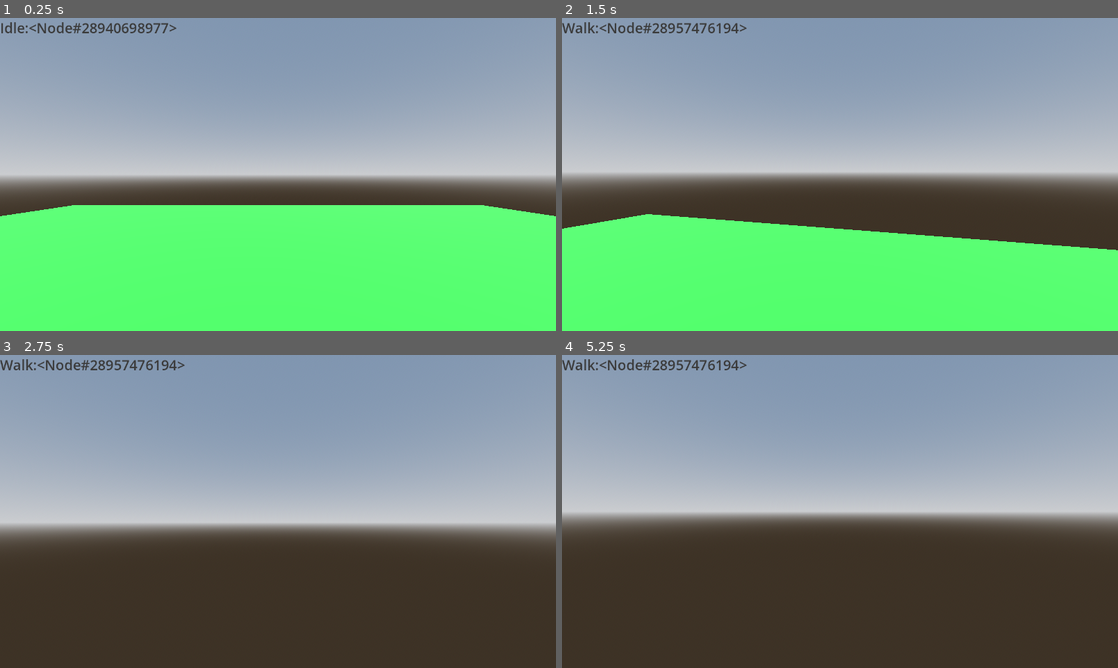
Above: before the commit, frames 1-4 (two rows, left to right).
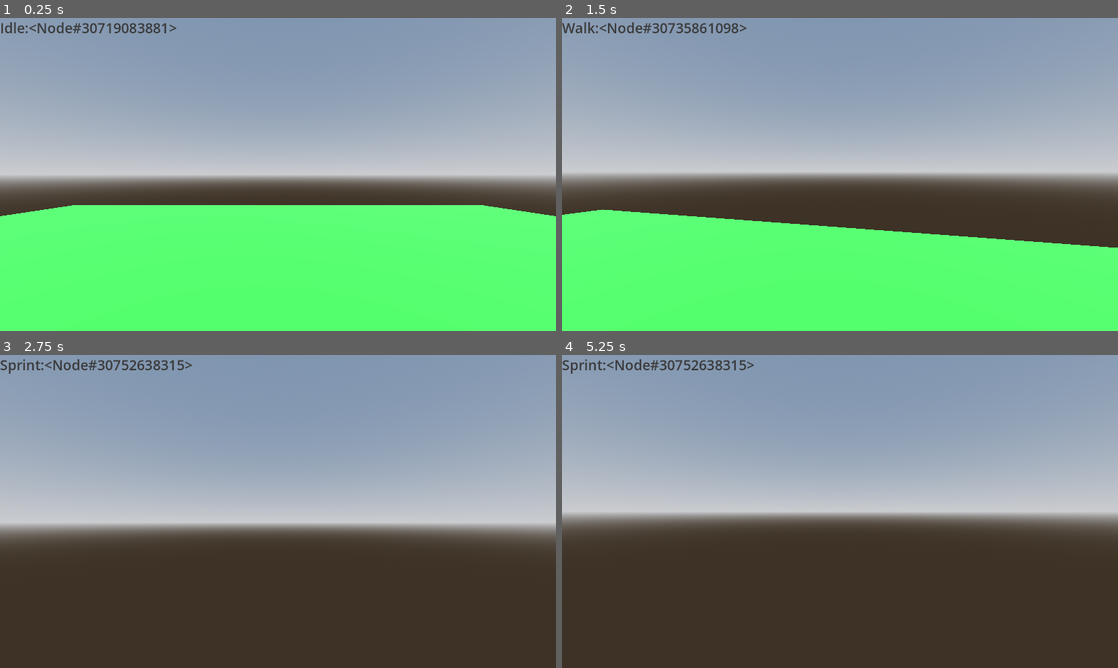
Above: after the commit, the same moments.

Repository: Wet-Hands/Libre-FPS
Game: Godot game, scene res://test_world.tscn
Same seed, same stepped clock (60 frames per second), same inputs: the game is played once before the commit and once after it.
Inputs (mouse positions are in pixels of both pictures, inside the frame that each line leads up to):
- Up to frame 1 (0.25 s): no input
- Up to frame 2 (1.5 s): tap Enter at 0.5 s; move the mouse to (867, 174) at 0.52 s; hold Ctrl (sprint) 0.53-1.28 s; hold W (move_forward) from 0.53 s (still down); tap Space (jump) at 0.77, 0.8, 1.07, 1.35 s; move the mouse to (812, 174) at 1.27 s
- Up to frame 3 (2.75 s): keep holding W (move_forward); tap Space (jump) at 1.52, 1.82, 2.3 s; tap Ctrl (sprint) at 1.55 s; move the mouse to (289, 505) at 2.02 s; hold Ctrl (sprint) from 2.03 s (still down)
- Up to frame 4 (5.25 s): keep holding W (move_forward); tap Space (jump) at 2.75, 3.02, 3.32, 3.6, 3.77, 4.07, 4.25, 4.52, 4.82 s; move the mouse to (834, 517) at 2.77 s; release Ctrl (sprint) at 2.78 s; tap Ctrl (sprint) at 2.85, 4.35 s; tap Enter at 3.5, 5 s; move the mouse to (878, 514) at 3.52 s; move the mouse to (795, 508) at 4.27 s; move the mouse to (845, 511) at 5.02 s; hold Ctrl (sprint) from 5.03 s (still down)

The runs differ from the first frame. In frame 1, 0.2% of the frame differs, in the area x 14-31%, y 1-5%; in frame 2, 1.2%, in the area x 0-100%, y 1-75%; in frame 3, 0.6%; in frame 4, 0.6%.

Commit message:
Sprint State Added

Diff:
--- a/player/player.gd
+++ b/player/player.gd
@@ -2,12 +2,13 @@
 
 #TODO List
 #Rewrite Camera Control
-#DECIDE BASIC ASPECTS OF THE GAME (Such as the Visual Style, Multiplayer Structure, and the FUCKING NAME
+#DECIDE BASIC ASPECTS OF THE GAME (Such as the Visual Style, Multiplayer Structure, and the FUCKING NAME)
 #Complete MovementStateMachine
 
 #Movement Variables
 @export_category("Movement")
 @export var speed_default : float = 5.0
+@export var speed_sprint : float = 6.5
 @export var acceleration : float = 0.1
 @export var deceleration : float = 0.25
 @export var jump_velocity : float = 4.5
@@ -25,6 +26,7 @@
 @export_category("Node Declarations")
 @export var head : Node3D
 @export var cam : Camera3D
+@export var ray : RayCast3D
 
 func _ready() -> void:
 	Input.mouse_mode = Input.MOUSE_MODE_CAPTURED
@@ -33,7 +35,9 @@
 	update_camera(event)
 
 func _physics_process(delta: float) -> void:
-	update_movement(delta)
+	#update_movement(delta)
+	if Input.is_action_just_pressed("exit"):
+		get_tree().quit()
 
 func update_camera(event : InputEvent) -> void:
 	if event is InputEventMouseMotion: #If mouse is moving
@@ -42,10 +46,10 @@
 		cam.rotation.x = clamp(cam.rotation.x, deg_to_rad(tilt_lower_limit), deg_to_rad(tilt_upper_limit)) #Stop turning so player's neck doesn't break
 		cam.rotation.y = 0
 		cam.rotation.z = 0
-		if cam.rotation.x <= -60 || cam.rotation.x >= 65:
+		if cam.rotation.x <= tilt_lower_limit || cam.rotation.x >= tilt_upper_limit:
 			cam.rotation.x = 0
 
-func update_movement(delta : float):
+func update_movement(speed : float, delta : float):
 	if !is_on_floor():
 		velocity.y -= gravity * delta
 	if Input.is_action_just_pressed("jump") && is_on_floor():
@@ -54,8 +58,8 @@
 	input_direction = Input.get_vector("move_left", "move_right", "move_forward", "move_backward")
 	var direction = (head.transform.basis * Vector3(input_direction.x, 0, input_direction.y)).normalized()
 	if direction:
-		velocity.x = lerp(velocity.x, direction.x * speed_default, acceleration)
-		velocity.z = lerp(velocity.z, direction.z * speed_default, acceleration)
+		velocity.x = lerp(velocity.x, direction.x * speed, acceleration)
+		velocity.z = lerp(velocity.z, direction.z * speed, acceleration)
 	else:
 		velocity.x = move_toward(velocity.x, 0, deceleration)
 		velocity.z = move_toward(velocity.z, 0, deceleration)
--- a/player/player.tscn
+++ b/player/player.tscn
@@ -1,9 +1,10 @@
-[gd_scene load_steps=9 format=3 uid="uid://tux8rxwpsgpl"]
+[gd_scene load_steps=14 format=3 uid="uid://tux8rxwpsgpl"]
 
 [ext_resource type="Script" uid="uid://cq3d1s6qnx617" path="res://player/player.gd" id="1_oul6g"]
 [ext_resource type="Script" uid="uid://cmt1xtblo5tx4" path="res://player/scripts/state_machine.gd" id="2_g1dw6"]
 [ext_resource type="Script" uid="uid://d2atcmgc2ew0v" path="res://player/scripts/movement_states/idle_state.gd" id="3_g1dw6"]
 [ext_resource type="Script" uid="uid://d3knebo4nnwlq" path="res://player/scripts/movement_states/walk_state.gd" id="4_yw30f"]
+[ext_resource type="Script" uid="uid://crhibitlm1kb4" path="res://player/scripts/movement_states/sprint_state.gd" id="5_g6k8r"]
 [ext_resource type="Script" uid="uid://cqvt0si7skyun" path="res://player/scripts/state.gd" id="5_qjkh3"]
 
 [sub_resource type="CapsuleShape3D" id="CapsuleShape3D_kqu6x"]
@@ -16,12 +17,71 @@
 font_size = 32
 font_color = Color(0.23, 0.23, 0.23, 1)
 
-[node name="Player" type="CharacterBody3D" node_paths=PackedStringArray("head", "cam")]
+[sub_resource type="Animation" id="Animation_qjkh3"]
+resource_name = "walk"
+length = 0.5
+loop_mode = 1
+step = 0.05
+tracks/0/type = "value"
+tracks/0/imported = false
+tracks/0/enabled = true
+tracks/0/path = NodePath("../Head/Camera3D:position")
+tracks/0/interp = 1
+tracks/0/loop_wrap = true
+tracks/0/keys = {
+"times": PackedFloat32Array(0, 0.25, 0.5),
+"transitions": PackedFloat32Array(1, 1, 1),
+"update": 0,
+"values": [Vector3(0, 0, 0), Vector3(0, -0.08, 0), Vector3(0, 0, 0)]
+}
+
+[sub_resource type="Animation" id="Animation_g6k8r"]
+length = 0.001
+tracks/0/type = "value"
+tracks/0/imported = false
+tracks/0/enabled = true
+tracks/0/path = NodePath("../Head/Camera3D:position")
+tracks/0/interp = 1
+tracks/0/loop_wrap = true
+tracks/0/keys = {
+"times": PackedFloat32Array(0),
+"transitions": PackedFloat32Array(1),
+"update": 0,
+"values": [Vector3(0, 0, 0)]
+}
+
+[sub_resource type="Animation" id="Animation_boad6"]
+resource_name = "sprint"
+length = 0.33
+loop_mode = 1
+step = 0.05
+tracks/0/type = "value"
+tracks/0/imported = false
+tracks/0/enabled = true
+tracks/0/path = NodePath("../Head/Camera3D:position")
+tracks/0/interp = 1
+tracks/0/loop_wrap = true
+tracks/0/keys = {
+"times": PackedFloat32Array(0, 0.165, 0.33),
+"transitions": PackedFloat32Array(1, 1, 1),
+"update": 0,
+"values": [Vector3(0, 0, 0), Vector3(0, -0.08, 0), Vector3(0, 0, 0)]
+}
+
+[sub_resource type="AnimationLibrary" id="AnimationLibrary_boad6"]
+_data = {
+&"RESET": SubResource("Animation_g6k8r"),
+&"sprint": SubResource("Animation_boad6"),
+&"walk": SubResource("Animation_qjkh3")
+}
+
+[node name="Player" type="CharacterBody3D" node_paths=PackedStringArray("head", "cam", "ray")]
 script = ExtResource("1_oul6g")
 speed_default = 4.5
-jump_velocity = 4.0
+jump_velocity = 3.5
 head = NodePath("Head")
 cam = NodePath("Head/Camera3D")
+ray = NodePath("Head/Camera3D/RayCast3D")
 
 [node name="PlayerData" type="Node" parent="."]
 
@@ -45,10 +105,17 @@
 
 [node name="Camera3D" type="Camera3D" parent="Head"]
 
+[node name="RayCast3D" type="RayCast3D" parent="Head/Camera3D"]
+
 [node name="MovementStateMachine" type="Node" parent="." node_paths=PackedStringArray("initial_state")]
 script = ExtResource("2_g1dw6")
 initial_state = NodePath("Idle")
 metadata/_custom_type_script = "uid://cmt1xtblo5tx4"
+
+[node name="CamAnimPlayer" type="AnimationPlayer" parent="MovementStateMachine"]
+libraries = {
+&"": SubResource("AnimationLibrary_boad6")
+}
 
 [node name="Idle" type="Node" parent="MovementStateMachine"]
 script = ExtResource("3_g1dw6")
@@ -59,7 +126,7 @@
 metadata/_custom_type_script = "uid://cqvt0si7skyun"
 
 [node name="Sprint" type="Node" parent="MovementStateMachine"]
-script = ExtResource("5_qjkh3")
+script = ExtResource("5_g6k8r")
 metadata/_custom_type_script = "uid://cqvt0si7skyun"
 
 [node name="Crouch" type="Node" parent="MovementStateMachine"]
--- a/player/scripts/movement_states/idle_state.gd
+++ b/player/scripts/movement_states/idle_state.gd
@@ -1,5 +1,12 @@
 extends State
 
+func enter(previous_state : State) -> void:
+	CAM_ANIMATION.pause()
+
 func physics_update(_delta : float) -> void:
+	#If Player is Moving, Change to Walk State
 	if player.velocity.length() > 0.0 && player.is_on_floor():
 		state_machine.update_state("walk")
+
+	#Player "Moves"
+	player.update_movement(player.speed_default, _delta)
--- /dev/null
+++ b/player/scripts/movement_states/sprint_state.gd
@@ -0,0 +1,16 @@
+extends State
+
+func enter(previous_state : State) -> void:
+	CAM_ANIMATION.play("sprint")
+
+func physics_update(_delta : float) -> void:
+	#If Player is Not Moving, Change to Idle State
+	if player.velocity.length() == 0.0:
+		state_machine.update_state("idle")
+
+	#If Player Presses 'Sprint Button' While Walking
+	if Input.is_action_just_released("sprint"):
+		state_machine.update_state("walk")
+
+	#Player Walks at Sprint Speed
+	player.update_movement(player.speed_sprint, _delta)
--- a/player/scripts/movement_states/walk_state.gd
+++ b/player/scripts/movement_states/walk_state.gd
@@ -1,5 +1,18 @@
 extends State
 
+var previous_state : State
+func enter(_previous_state : State) -> void:
+	CAM_ANIMATION.play("walk")
+	previous_state = _previous_state
+
 func physics_update(_delta : float) -> void:
+	#If Player is Not Moving, Change to Idle State
 	if player.velocity.length() == 0.0:
 		state_machine.update_state("idle")
+
+	#If Player Presses 'Sprint Button' While Walking
+	if Input.is_action_pressed("sprint"):
+		state_machine.update_state("sprint")
+
+	#Player Walks at Walk Speed
+	player.update_movement(player.speed_default, _delta)
--- a/player/scripts/state.gd
+++ b/player/scripts/state.gd
@@ -1,9 +1,10 @@
 class_name State extends Node
 
-@onready var player = self.get_parent().get_parent() #Currently the worst line of code
+@onready var player : CharacterBody3D = self.get_parent().get_parent() #Currently the worst line of code
+@onready var CAM_ANIMATION : AnimationPlayer = $"../CamAnimPlayer"
 var state_machine : StateMachine
 
-func enter() -> void:
+func enter(previous_state : State) -> void:
 	pass
 
 func exit() -> void:
--- a/player/scripts/state_machine.gd
+++ b/player/scripts/state_machine.gd
@@ -13,7 +13,7 @@
 			states[child.name.to_lower()] = child
 	#If Initial State Declared, Enter the Initial State
 	if initial_state:
-		initial_state.enter()
+		initial_state.enter(initial_state)
 		current_state = initial_state
 
 func _process(delta: float) -> void:
@@ -31,5 +31,5 @@
 
 	if current_state:
 		current_state.exit()
-	new_state.enter()
+	new_state.enter(current_state)
 	current_state = new_state
--- a/project.godot
+++ b/project.godot
@@ -53,6 +53,11 @@
 "events": [Object(InputEventKey,"resource_local_to_scene":false,"resource_name":"","device":-1,"window_id":0,"alt_press …(195 unchanged characters)…
 ]
 }
+exit={
+"deadzone": 0.2,
+"events": [Object(InputEventKey,"resource_local_to_scene":false,"resource_name":"","device":-1,"window_id":0,"alt_pressed":false,"shift_pressed":false,"ctrl_pressed":false,"meta_pressed":false,"pressed":false,"keycode":0,"physical_keycode":4194305,"key_label":0,"unicode":0,"location":0,"echo":false,"script":null)
+]
+}
 
 [rendering]
 
Not shown, added: player/scripts/movement_states/sprint_state.gd.uid
